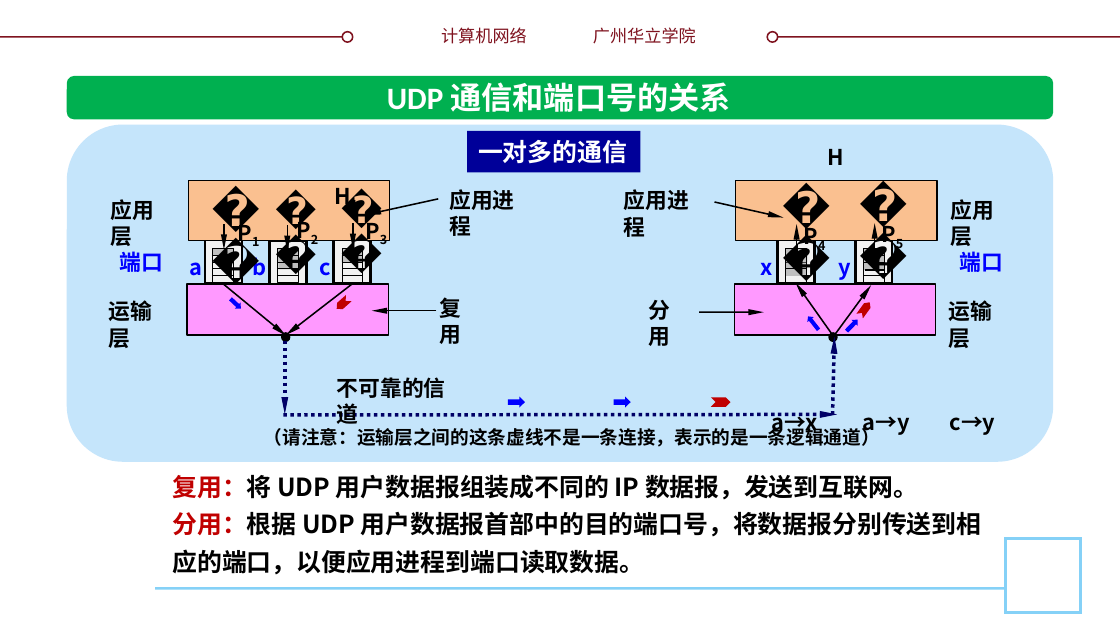
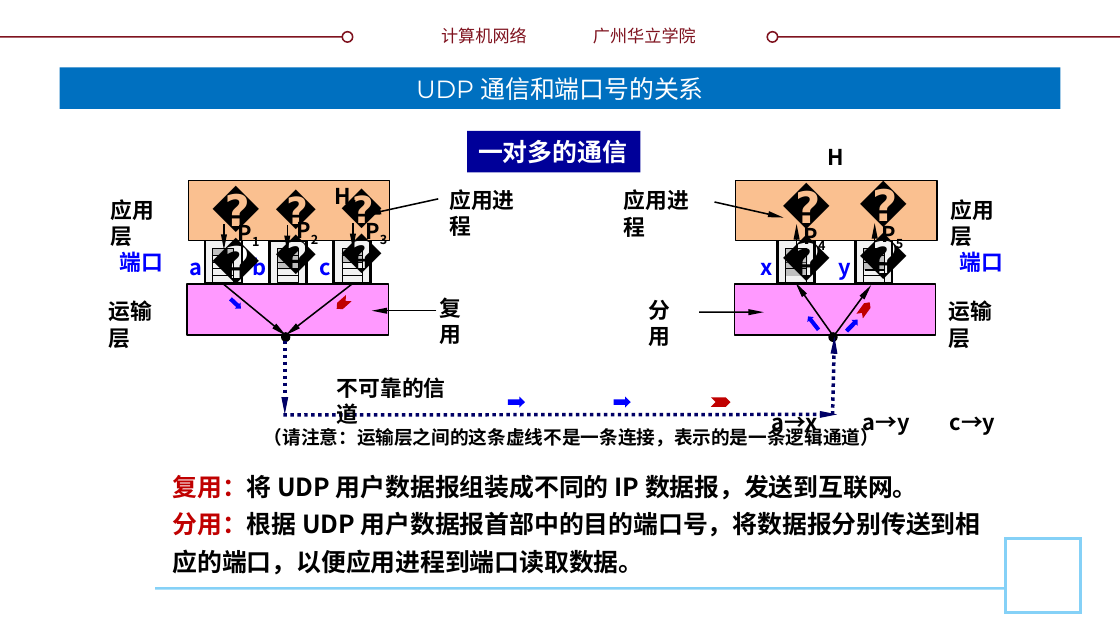
Before and after one commit to glplaman/glplaman.github.io, a slide deck: slide 28 of network/ppt/chap5.pptx (slide 26 before the commit). Drawn at 1120x630 pixels with LibreOffice and Linux fonts; fonts in the diff are those of the drawing; background and template pictures are left out. Boxes give left, top, right and bottom in pixels: in the first picture for what was removed or moved away, otherwise in the second. Text is boxed around its words. In the diff, an @@ line names an element or a change of style, - is before the commit and + after.

```diff
--- a/network/ppt/chap5.pptx
+++ b/network/ppt/chap5.pptx
@@ title "UDP 通信和端口号的关系": place and size @@
-title "UDP 通信和端口号的关系" at (387, 82, 731, 112)
+title "UDP 通信和端口号的关系" at (59, 67, 1061, 109)
@@ title "UDP 通信和端口号的关系" at (59, 67, 1061, 109): size 20 to 16 pt, font Calibri to Montserrat, bold off; vertical alignment top to middle; fill none to #0070C0 @@
@@ rounded rectangle removed at (67, 76, 1054, 120) @@
@@ rounded rectangle removed at (67, 124, 1054, 461) @@
```
Also in this commit, not shown: 16 other slides changed, 3 slides added, 19 other files.
